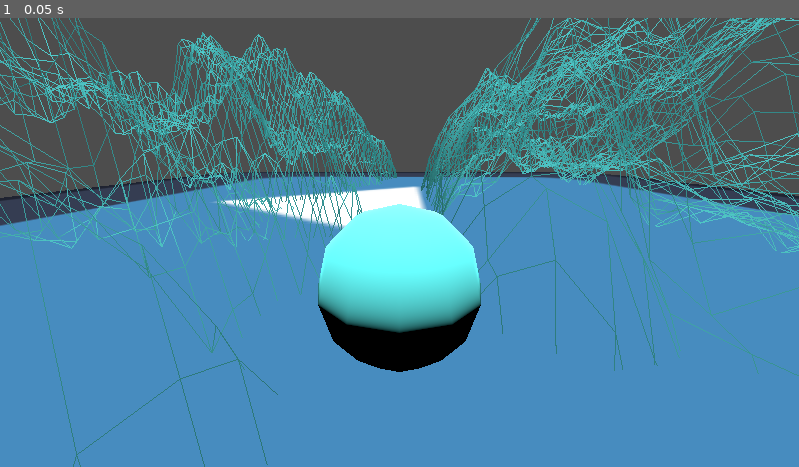
Above: before the commit, frame 1.
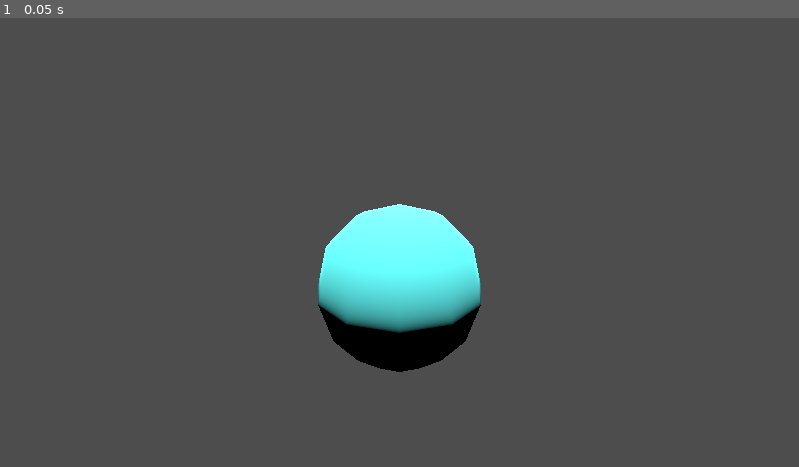
Above: after the commit, the same moment.

Repository: dreamfunicular/trianglegamejam26
Game: Godot game, scene res://perlinNoiseDemo.tscn
The game is run twice, just before and just after one commit, with the same random seed, the same clock (stepped at 60 frames per second) and the same inputs. The project has no main scene, so this scene is started directly. The engine's default icon, where the game draws it, is replaced by a stand-in: a white triangle on a blue panel in a dark square.
Inputs:
- Up to frame 1 (0.05 s): no input

The runs differ from the first frame. In frame 1, 68% of the frame differs, in the area x 0-100%, y 0-100%.

Commit message:
Trying to get this to work

Diff:
--- a/perlinNoiseDemo.tscn
+++ b/perlinNoiseDemo.tscn
@@ -1,20 +1,18 @@
-[gd_scene load_steps=7 format=4 uid="uid://c4ch33p8tntoq"]
+[gd_scene load_steps=8 format=4 uid="uid://c4ch33p8tntoq"]
 
 [ext_resource type="Script" uid="uid://bvby50c6hveeo" path="res://terrain.gd" id="1_sg0ef"]
+[ext_resource type="Script" uid="uid://d32lh5tdndvmi" path="res://terrain2.gd" id="2_5vsnd"]
 [ext_resource type="Texture2D" uid="uid://c5mp8fqgsh6r2" path="res://icon.svg" id="3_5vsnd"]
 
 [sub_resource type="StandardMaterial3D" id="StandardMaterial3D_sg0ef"]
 
-[sub_resource type="StandardMaterial3D" id="StandardMaterial3D_rkvti"]
-
-[sub_resource type="ArrayMesh" id="ArrayMesh_5vsnd"]
+[sub_resource type="ArrayMesh" id="ArrayMesh_8ldsh"]
 _surfaces = [{
 "aabb": AABB(-127.99999, -61.62903, -127.99999, 256, 141.65964, 256),
 "attribute_data": PackedByteArray("AACAPwAAgD/BD3w/AACAP4IfeD8AAIA/Qy90PwAAgD8EP3A/AACAP8VObD8AAIA/hl5oPwAAgD9HbmQ/AACA …(46383 unchanged characters)…
 "format": 34359742487,
 "index_count": 25350,
 "index_data": PackedByteArray("AAABAEIAAQBDAEIAAQACAEMAAgBEAEMAAgADAEQAAwBFAEQAAwAEAEUABABGAEUABAAFAEYABQBHAEYABQAGAEcA …(67515 unchanged characters)…
-"material": SubResource("StandardMaterial3D_rkvti"),
 "primitive": 1,
 "uv_scale": Vector4(0, 0, 0, 0),
 "vertex_count": 4356,
@@ -22,6 +20,8 @@
 }]
 
 [sub_resource type="FastNoiseLite" id="FastNoiseLite_rkvti"]
+
+[sub_resource type="ArrayMesh" id="ArrayMesh_5vsnd"]
 
 [node name="environmentTest" type="Node3D"]
 
@@ -37,13 +37,19 @@
 light_color = Color(0.40784314, 1, 1, 1)
 light_energy = 1.825
 
-[node name="terrain" type="MeshInstance3D" parent="."]
-mesh = SubResource("ArrayMesh_5vsnd")
+[node name="terrain1" type="MeshInstance3D" parent="."]
+visible = false
+mesh = SubResource("ArrayMesh_8ldsh")
 script = ExtResource("1_sg0ef")
 height = 64.0
 resolution = 64
 noise = SubResource("FastNoiseLite_rkvti")
 
+[node name="terrain2" type="MeshInstance3D" parent="."]
+mesh = SubResource("ArrayMesh_5vsnd")
+script = ExtResource("2_5vsnd")
+
 [node name="Sprite3D" type="Sprite3D" parent="."]
 transform = Transform3D(256, 0, 0, 0, -1.1190115e-05, 256, 0, -256, -1.1190115e-05, 0, 0, 0)
+visible = false
 texture = ExtResource("3_5vsnd")
--- /dev/null
+++ b/terrain2.gd
@@ -0,0 +1,22 @@
+extends MeshInstance3D
+
+# Called when the node enters the scene tree for the first time.
+func _ready() -> void:
+	var surface = []
+	surface.resize(Mesh.ARRAY_MAX)
+
+	var verts = PackedVector3Array()
+	var uvs = PackedVector2Array()
+	var normals = PackedVector3Array()
+	var indices = PackedInt32Array()
+
+	surface[Mesh.ARRAY_VERTEX] = verts
+	surface[Mesh.ARRAY_TEX_UV] = uvs
+	surface[Mesh.ARRAY_NORMAL] = normals
+	surface[Mesh.ARRAY_INDEX] = indices
+
+	mesh.add_surface_from_arrays(Mesh.PRIMITIVE_TRIANGLES, surface)
+
+# Called every frame. 'delta' is the elapsed time since the previous frame.
+func _process(delta: float) -> void:
+	pass
Not shown, added: terrain2.gd.uid
